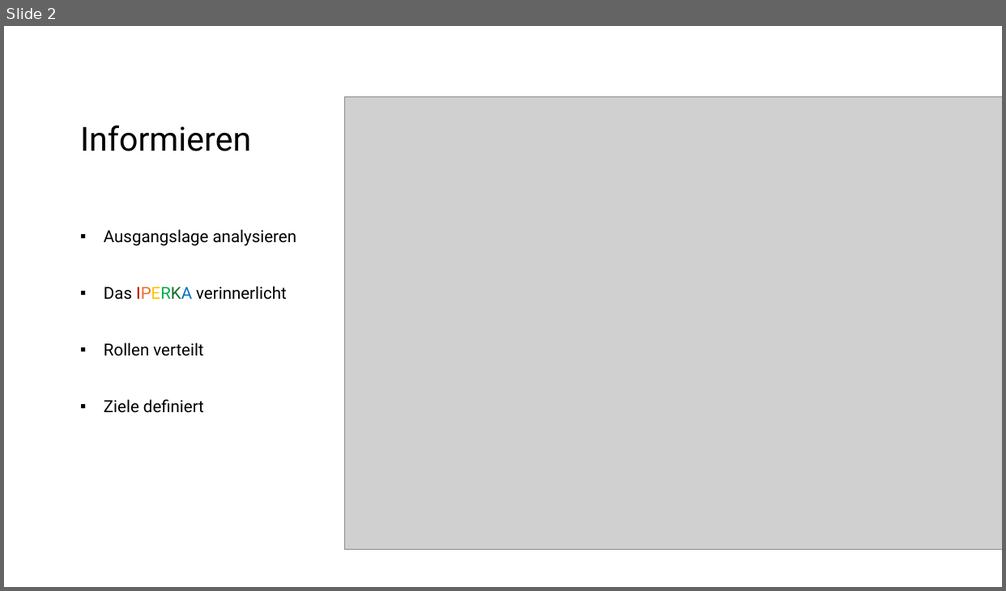
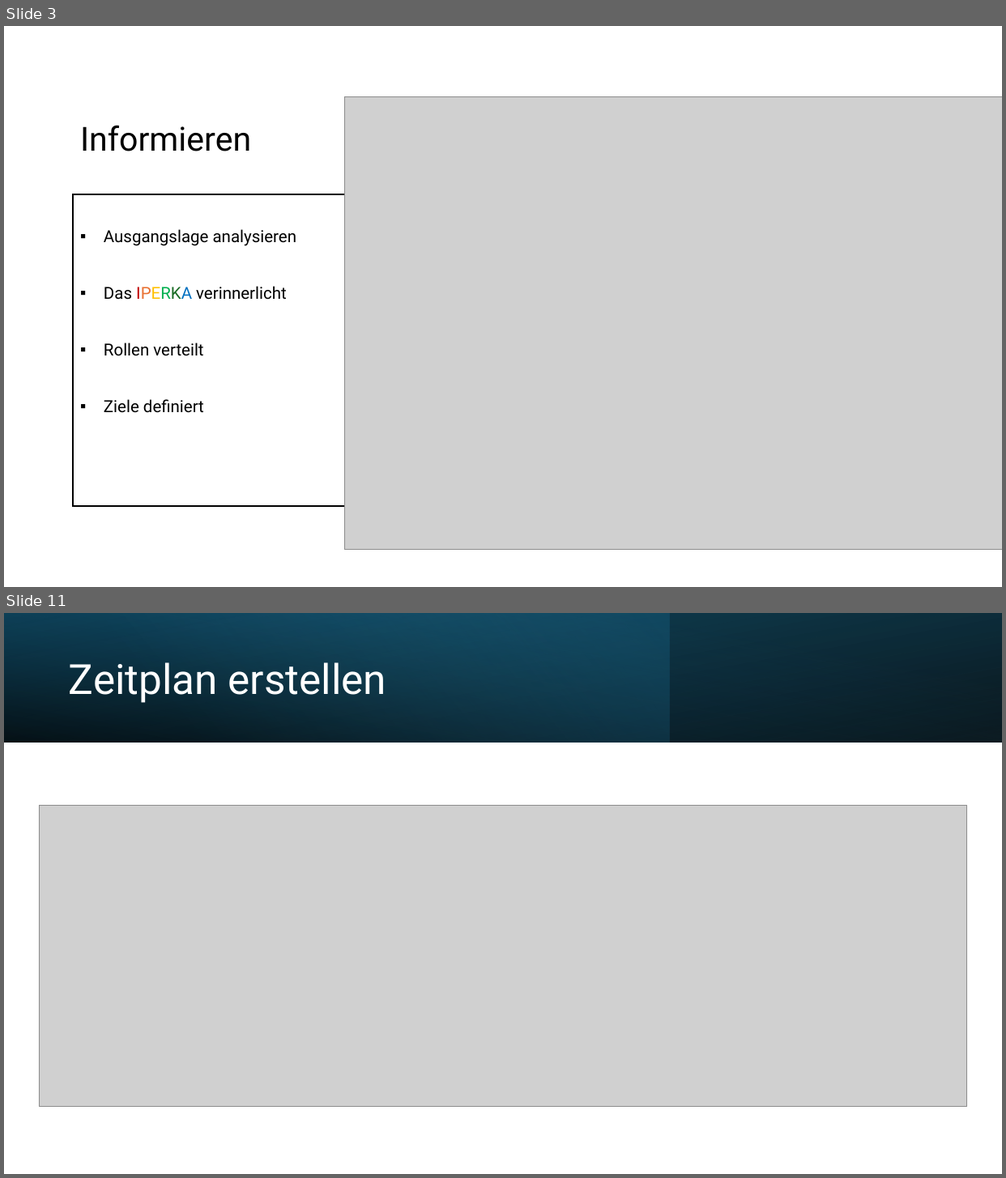
Before and after one commit to Emele-bzra/project-modul431, a slide deck: Material/präsentation_slarachare_games.pptx. Shown one above the other, each under a label of ours: slide 2 before the commit, slides 3 and 11 after it; the slides between them are not shown. The pictures are 1006x591 and 1006x1178 pixels, drawn with LibreOffice and Linux fonts; fonts in the diff are those of the drawing; grey boxes stand for pictures. Boxes give left, top, right and bottom in pixels: in the first picture for what was removed or moved away, otherwise in the second. Text is boxed around its words. In the diff, an @@ line names an element or a change of style, - is before the commit and + after.

Commit message:
ha alles bid realitasion gmacht chasch nochli s design apasse und sache überprüefe

```diff
--- a/Material/präsentation_slarachare_games.pptx
+++ b/Material/präsentation_slarachare_games.pptx
@@ slide 11 added at box(4, 613, 1002, 1174), background #FFFFFF @@
@@ rectangle added at box(4, 613, 1002, 742), fill gradient #000000 to #104862 @@
@@ rectangle added at box(4, 613, 670, 742), fill gradient #156082 to #46B1E1 @@
@@ rectangle added at box(4, 613, 1002, 742), fill gradient #000000 to #156082 @@
@@ title added at box(69, 662, 386, 703), 40 pt, text #FFFFFF @@
+Zeitplan erstellen
@@ picture added at box(39, 806, 967, 1107) @@
@@ what was slide 2 is now slide 3 @@
@@ slide 3 changed as well @@
@@ text "Ausgangslage analysieren": place and size @@
-text "Ausgangslage analysieren" at box(104, 229, 297, 413)
+text "Ausgangslage analysieren" at box(73, 194, 394, 506)
@@ text "Ausgangslage analysieren" at box(73, 194, 394, 506): fill none to #FFFFFF; outline none to #000000 1.5 pt @@
```
Also in this commit, not shown: 1 other slide changed, 19 other slides added, 2 slides removed.
